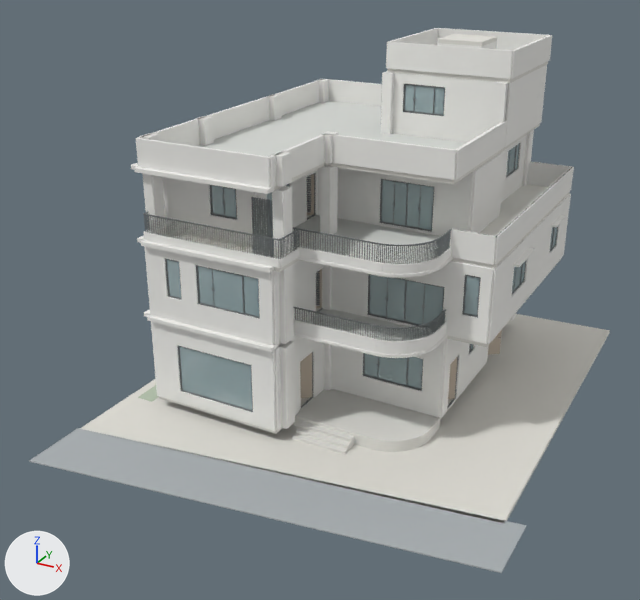
An edit to the glTF model output/realism/architecture-baseline.glb, drawn before and after from the same camera.
Rendered twice from a 50 mm camera at (17.3, -36.9, 21.6) aimed at (-0.7, -4.2, 5.3). Every picture has the same lights, and +X, +Y and +Z are marked at lower left. The older version comes first. Where no turn or scale is listed for an object, it has been applied to the vertices.

Objects in the first picture: 'FLOOR_1_wall_wall', 'FLOOR_1_window_glass', 'FLOOR_2_wall_wall', 'FLOOR_3_parapet_wall', 'FLOOR_3_wall_wall', 'FLOOR_4_floor_finish_terrace', 'FLOOR_4_parapet_wall', 'FLOOR_4_wall_wall', 'ROOF_parapet_wall', 'SITE_site_ground', 'SITE_site_porch', 'SITE_site_road' and 34 more.
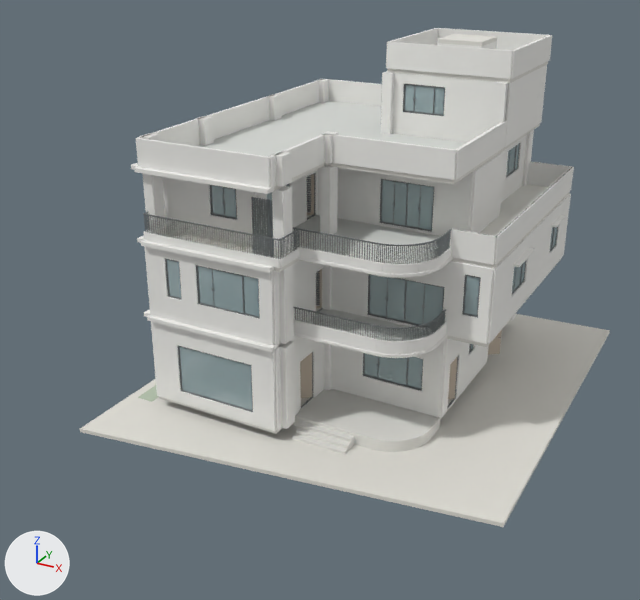
What differs and where, as boxes [x1, y1, x2, y2] in the pictures (640 x 600 px):
'SITE_site_road', deleted
    before: [29, 428, 526, 573]

The change, as a diff of the scene's bpy script:
```diff
--- a/output/realism/architecture-baseline.glb.py
+++ b/output/realism/architecture-baseline.glb.py
@@ ob_site_site_road @@
-ob_site_site_road = bpy.data.objects.new('SITE_site_road', me_site_site_road)
-ob_site_site_road.location = (0.0, 0.0, 0.0)
```
